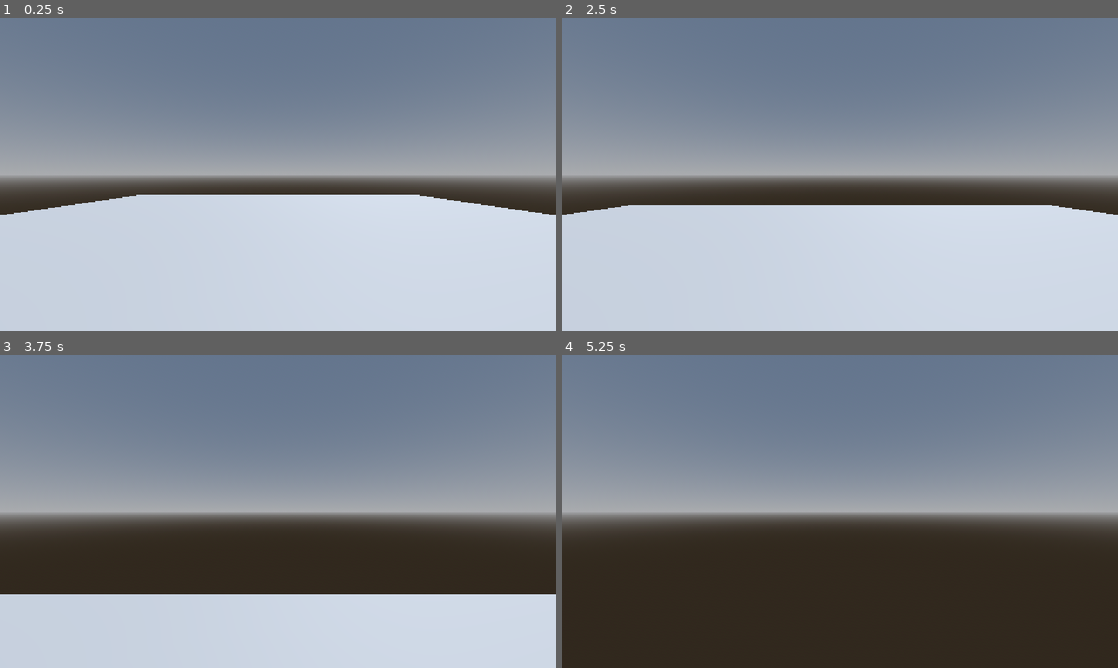
Above: before the commit, frames 1-4 (two rows, left to right).
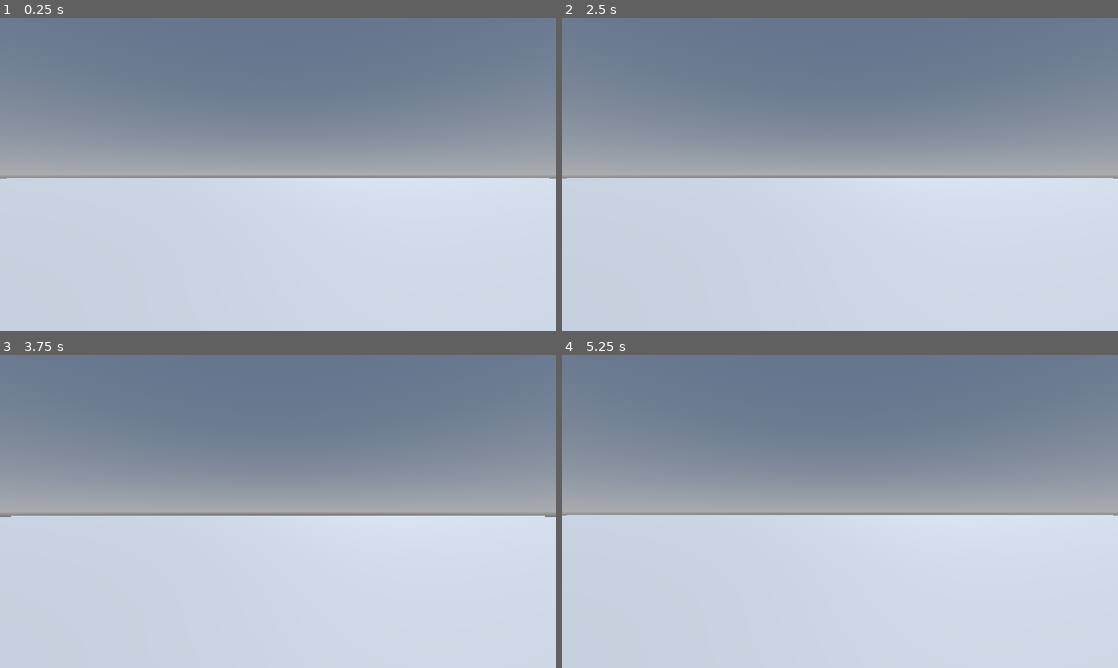
Above: after the commit, the same moments.

Repository: Kioshi-the-Proto/The-Last-Shift
Game: Godot game, scene res://world.tscn
Two runs of this game, one before a commit and one after it. Both use one fixed random seed, a clock stepped at 60 frames per second and the inputs below.
Inputs:
- Up to frame 1 (0.25 s): no input
- Up to frame 2 (2.5 s): tap Enter (ui_accept) at 0.5, 0.77, 1.52 s; hold W (up) from 0.53 s (still down); tap Ctrl (crouch) at 0.6, 2.1 s; tap Shift (sprint) at 1.35 s
- Up to frame 3 (3.75 s): keep holding W (up); tap Shift (sprint) at 2.85 s; tap Enter (ui_accept) at 3.02 s; tap Ctrl (crouch) at 3.6 s
- Up to frame 4 (5.25 s): keep holding W (up); tap Enter (ui_accept) at 3.77, 4.25, 4.52 s; tap Shift (sprint) at 4.35 s; tap Ctrl (crouch) at 5.1 s

The runs differ from the first frame. In frame 1, 7.0% of the frame differs, in the area x 0-100%, y 51-63%; in frame 2, 9.1%; in frame 3, 25%; in frame 4, 49%, in the area x 0-100%, y 51-100%.

Commit message:
new stuff added

Diff:
--- a/world.tscn
+++ b/world.tscn
@@ -30,7 +30,7 @@
 shadow_enabled = true
 
 [node name="CSGMesh3D" type="CSGMesh3D" parent="." unique_id=533182606]
-transform = Transform3D(20, 0, 0, 0, 0.01, 0, 0, 0, 30, 0, 0, 0)
+transform = Transform3D(200, 0, 0, 0, 0.01, 0, 0, 0, 200, -0.0035538673, 0, -0.007402897)
 use_collision = true
 mesh = SubResource("BoxMesh_ayajn")
 
@@ -51,5 +51,25 @@
 
 [node name="Camera3D" type="Camera3D" parent="CharacterBody3D/Head" unique_id=281320170]
 
+[node name="RayCast3D" type="RayCast3D" parent="CharacterBody3D/Head" unique_id=1933597897]
+transform = Transform3D(1, 0, 0, 0, 1, 0, 0, 0, 1, 0, -0.001478672, -0.007235348)
+target_position = Vector3(0, 0, -2)
+
 [node name="CSGBox3D" type="CSGBox3D" parent="." unique_id=1476298985]
-transform = Transform3D(1, 0, 0, 0, 1, 0, 0, 0, 1, 7.3465586, 0, 0.34038353)
+transform = Transform3D(1, 0, 0, 0, 1, 0, 0, 0, 1, 7.3465586, 1.9113371, 0.34038353)
+use_collision = true
+
+[node name="CSGBox3D2" type="CSGBox3D" parent="." unique_id=587832097]
+transform = Transform3D(1, 0, 0, 0, 1, 0, 0, 0, 1, 9.067201, 0.52682877, 3.520972)
+use_collision = true
+size = Vector3(4.441284, 1, 1)
+
+[node name="CSGBox3D3" type="CSGBox3D" parent="." unique_id=271980068]
+transform = Transform3D(1, 0, 0, 0, 1, 0, 0, 0, 1, 7.3465586, 1.9113371, 5.954282)
+use_collision = true
+size = Vector3(1, 1, 2.5665283)
+
+[node name="CSGBox3D4" type="CSGBox3D" parent="." unique_id=813951714]
+transform = Transform3D(1, 0, 0, 0, 1, 0, 0, 0, 1, -2.68264, 1.154257, 9.644848)
+use_collision = true
+size = Vector3(9.333984, 2.5141602, 1)
